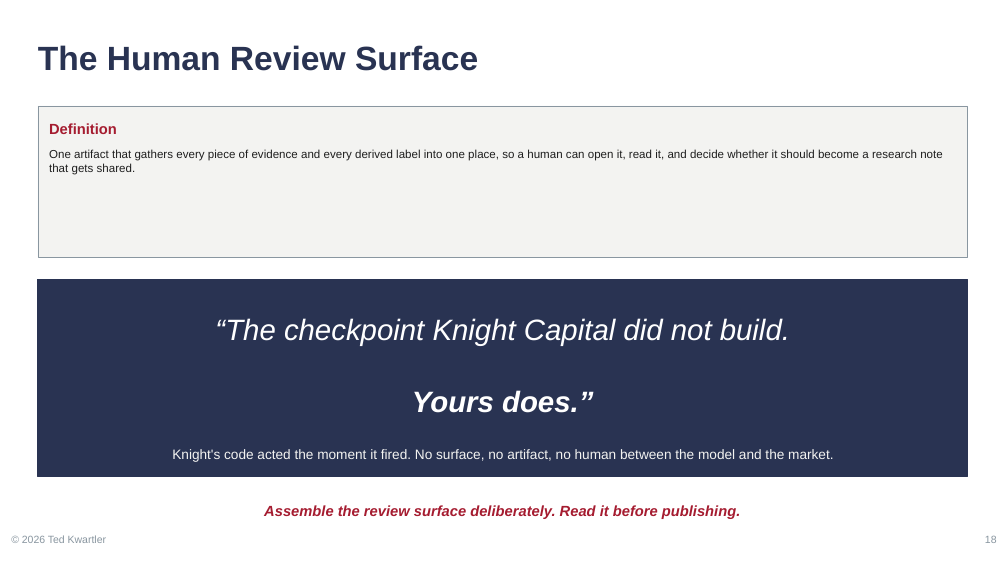
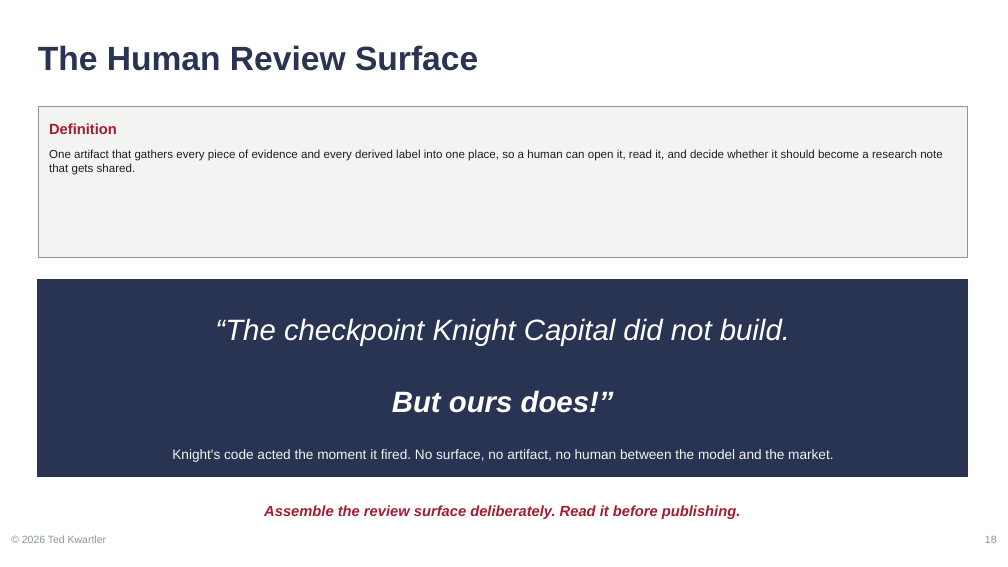
Before and after one commit to kwartler/vienna-genai-finance-course, a slide deck: slide 18 of lessons/day2-finance/B_finance_harvard.pptx. Drawn at 1008x567 pixels with LibreOffice and Linux fonts; fonts in the diff are those of the drawing. Boxes give left, top, right and bottom in pixels: in the first picture for what was removed or moved away, otherwise in the second. Text is boxed around its words. In the diff, an @@ line names an element or a change of style, - is before the commit and + after.

```diff
--- a/lessons/day2-finance/B_finance_harvard.pptx
+++ b/lessons/day2-finance/B_finance_harvard.pptx
@@ text at (392,390,614,413): text changed @@
-Yours does.”
+But ours does!”
```
Also in this commit, not shown: 6 other slides changed, 26 other files.
